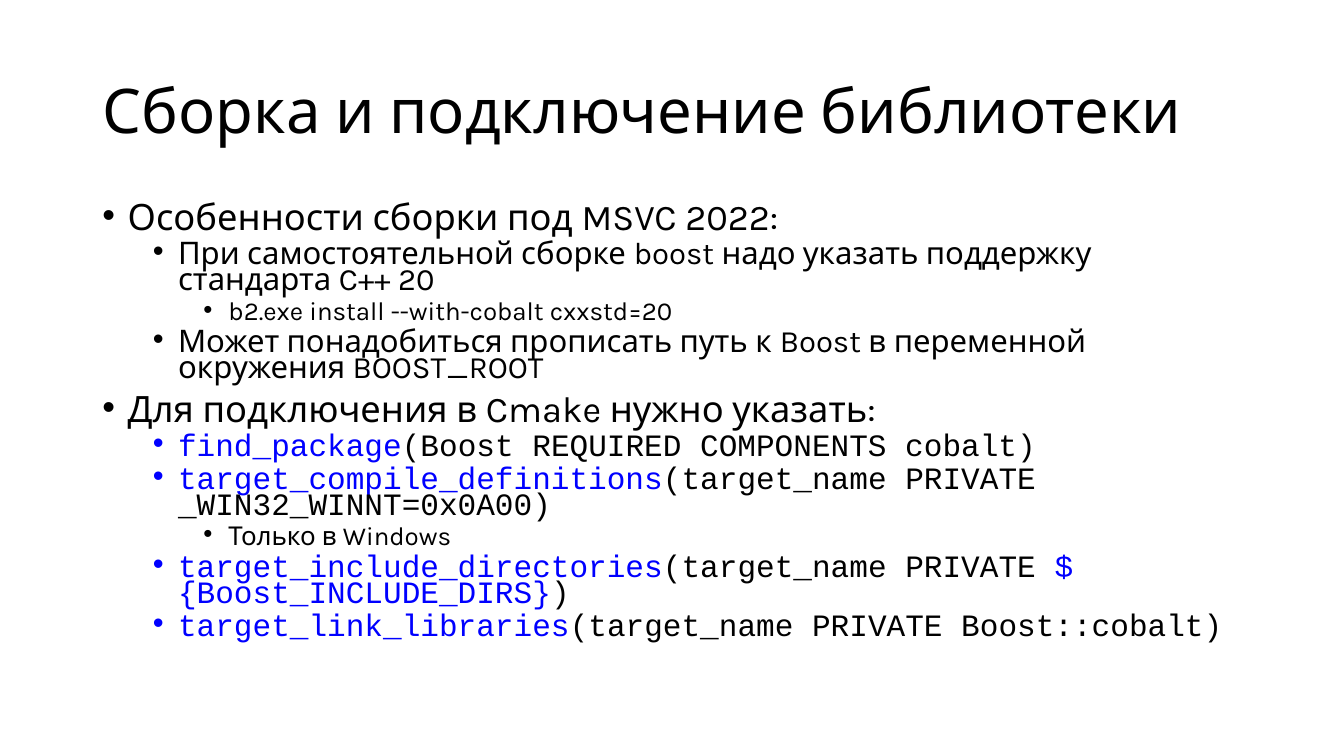
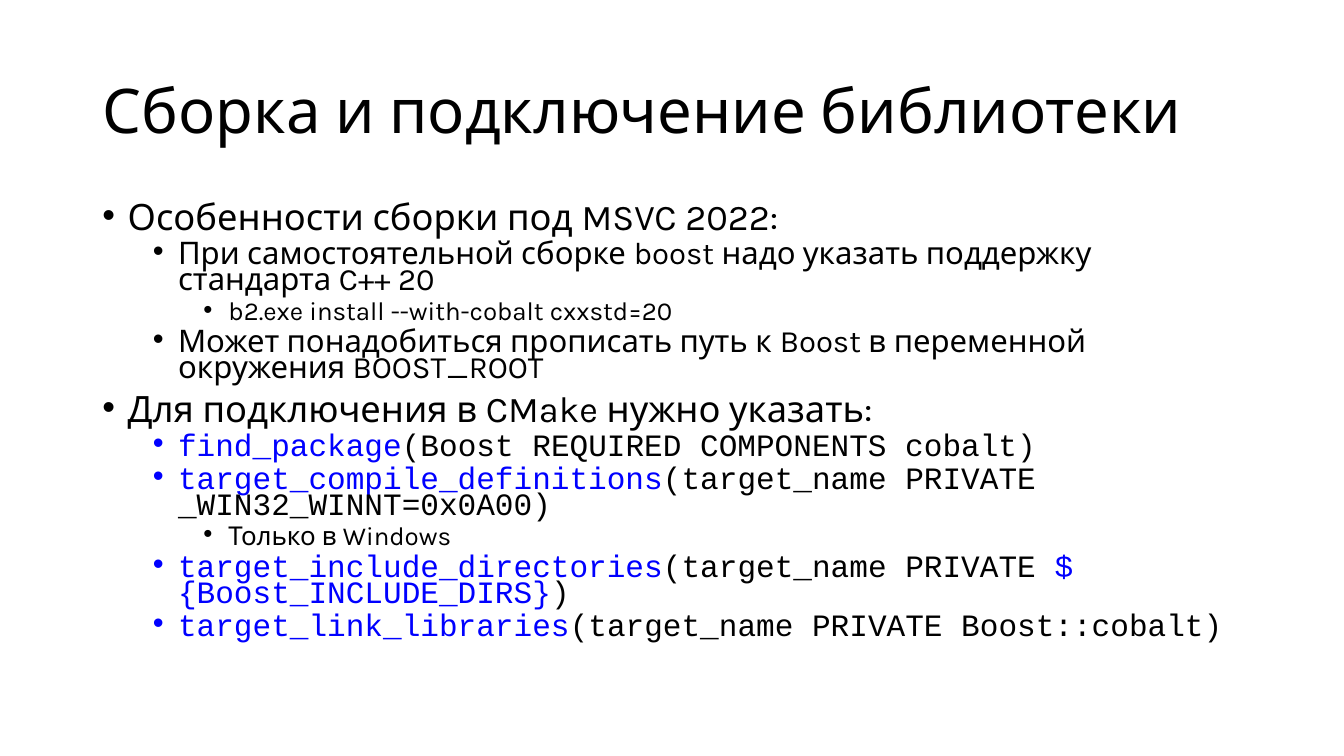
Before and after one commit to alexey-malov/pc, a slide deck: slide 90 of lectures/12/Coroutines.pptx. Drawn at 1344x756 pixels with LibreOffice and Linux fonts; fonts in the diff are those of the drawing. Boxes give left, top, right and bottom in pixels: in the first picture for what was removed or moved away, otherwise in the second. Text is boxed around its words. In the diff, an @@ line names an element or a change of style, - is before the commit and + after.

```diff
--- a/lectures/12/Coroutines.pptx
+++ b/lectures/12/Coroutines.pptx
@@ text at bbox=[128, 396, 872, 431]: text changed @@
-• Для подключения в Cmake нужно указать:
+• Для подключения в CMake нужно указать:
```
Also in this commit, not shown: 8 other slides changed, 8 slides added, 1 slide removed, 1 other file.
